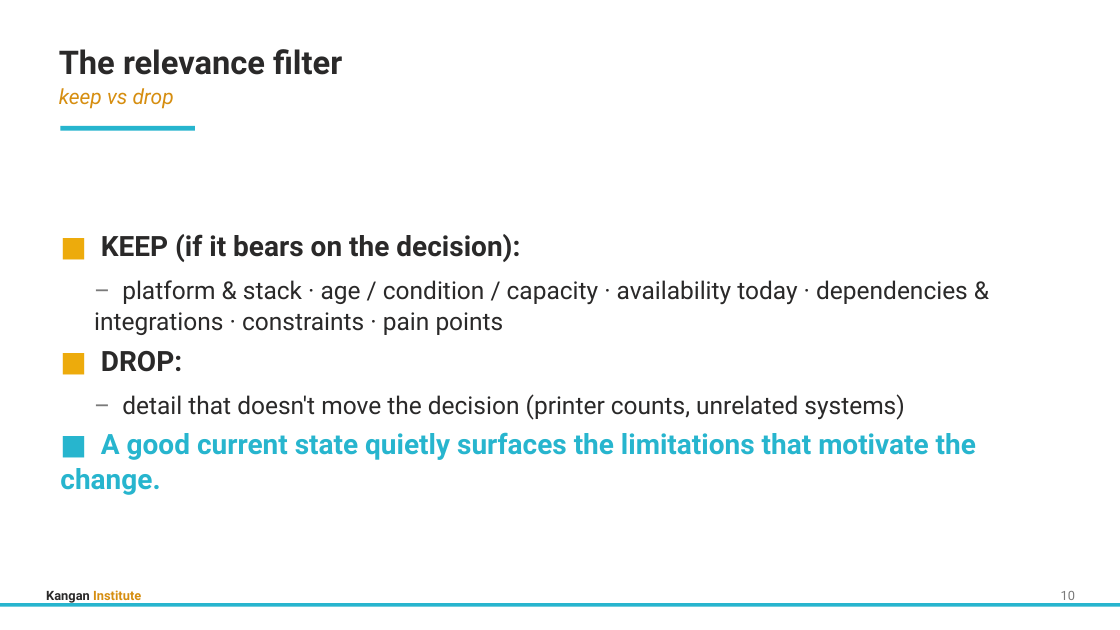
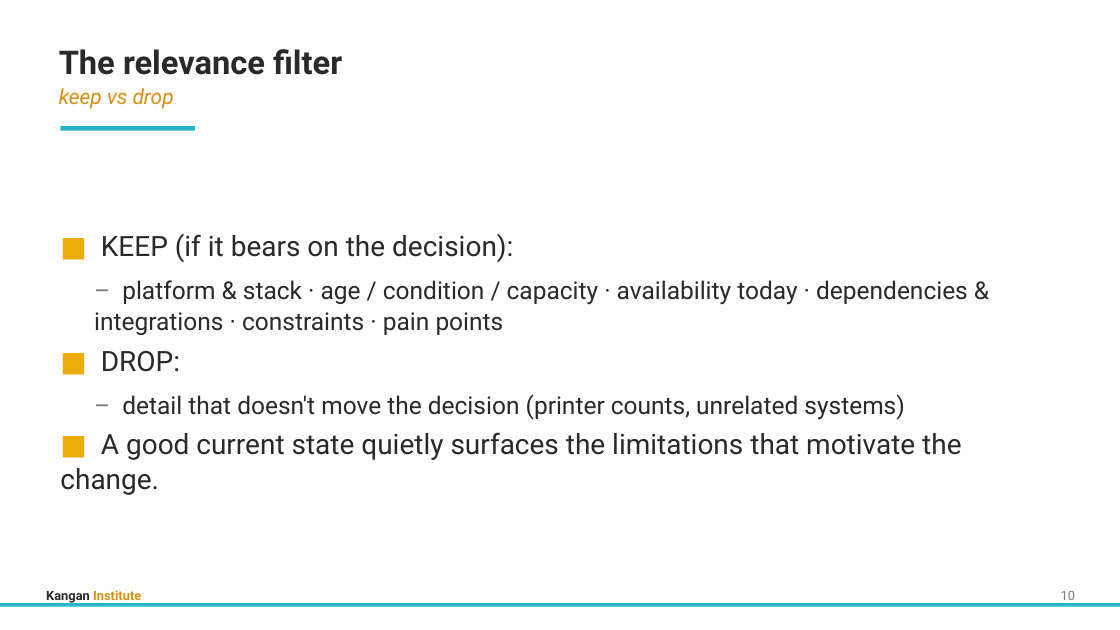
Before and after one commit to Digital-Initiatives-Kangan-Institute/diploma-cloud-cyber-content-s1, a slide deck: slide 13 of S1-CL1-Cloud-Design-Build/delivery/topic_02/Topic_02_Slides.pptx. Drawn at 1120x630 pixels with LibreOffice and Linux fonts; fonts in the diff are those of the drawing. Boxes give left, top, right and bottom in pixels: in the first picture for what was removed or moved away, otherwise in the second. Text is boxed around its words. In the diff, an @@ line names an element or a change of style, - is before the commit and + after.

```diff
--- a/S1-CL1-Cloud-Design-Build/delivery/topic_02/Topic_02_Slides.pptx
+++ b/S1-CL1-Cloud-Design-Build/delivery/topic_02/Topic_02_Slides.pptx
@@ text at <box>60,234,961,495</box>: bold off in "KEEP (if it bears on the decision):", "DROP:", "A good current state quietly surfaces the ..."; text colour #27B5CE to #EDAB0C in "■"; text colour #27B5CE to #2A2929 in "A good current state quietly surfaces the ..." @@
```
Also in this commit, not shown: 12 other slides changed, 59 other files.
